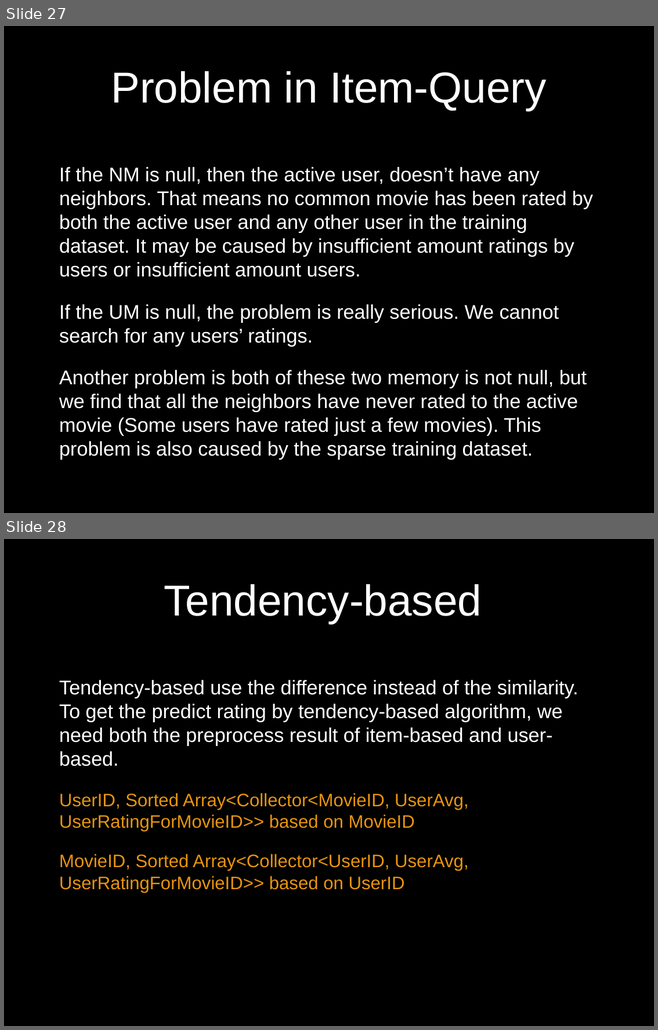
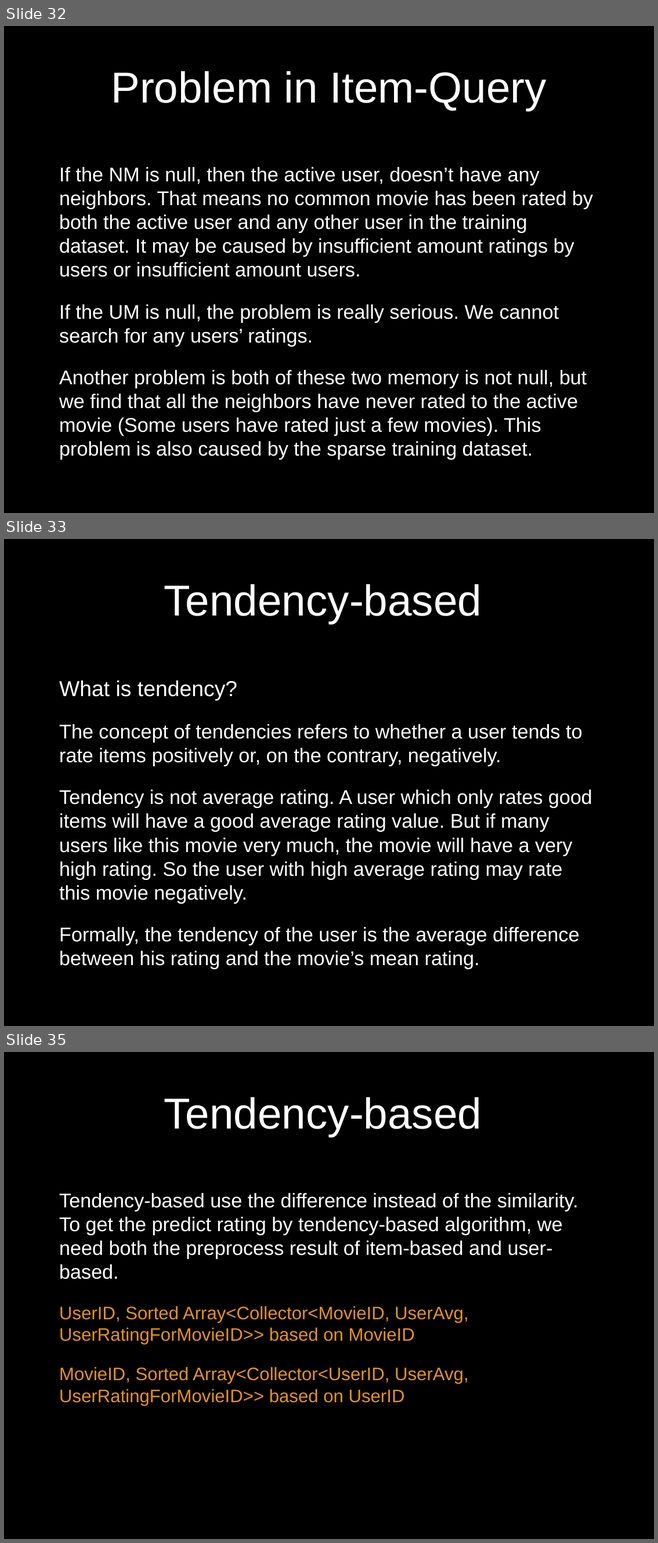
Before and after one commit to UCSBGauchos/MAE-data, a slide deck: Final Presentation.pptx. Shown one above the other, each under a label of ours: slides 27 and 28 before the commit, slides 32, 33 and 35 after it; the slides between them are not shown. The pictures are 658x1030 and 658x1543 pixels, drawn with LibreOffice and Linux fonts; fonts in the diff are those of the drawing; background and template pictures are left out. Boxes give left, top, right and bottom in pixels: in the first picture for what was removed or moved away, otherwise in the second. Text is boxed around its words. In the diff, an @@ line names an element or a change of style, - is before the commit and + after.

```diff
--- a/Final Presentation.pptx
+++ b/Final Presentation.pptx
@@ slide 33 added at (4,539,654,1026), background picture (left out) @@
@@ title added at (164,584,482,624), 48 pt, text #FFFFFF @@
+Tendency-based
@@ text added at (59,681,592,969), 22 pt, text #FFFFFF @@
+What is tendency?
+The concept of tendencies refers to whether a user tends to rate items positively or, on the contrary, negatively.
+Tendency is not average rating. A user which only rates good items will have a good average rating value. But if many users like this movie very much, the movie will have a very high rating. So the user with high average rating may rate this movie negatively.
+Formally, the tendency of the user is the average difference between his rating and the movie’s mean rating.
@@ what was slide 27 is now slide 32 @@
@@ what was slide 28 is now slide 35 @@
```
Also in this commit, not shown: 11 slides changed, 7 other slides added.
